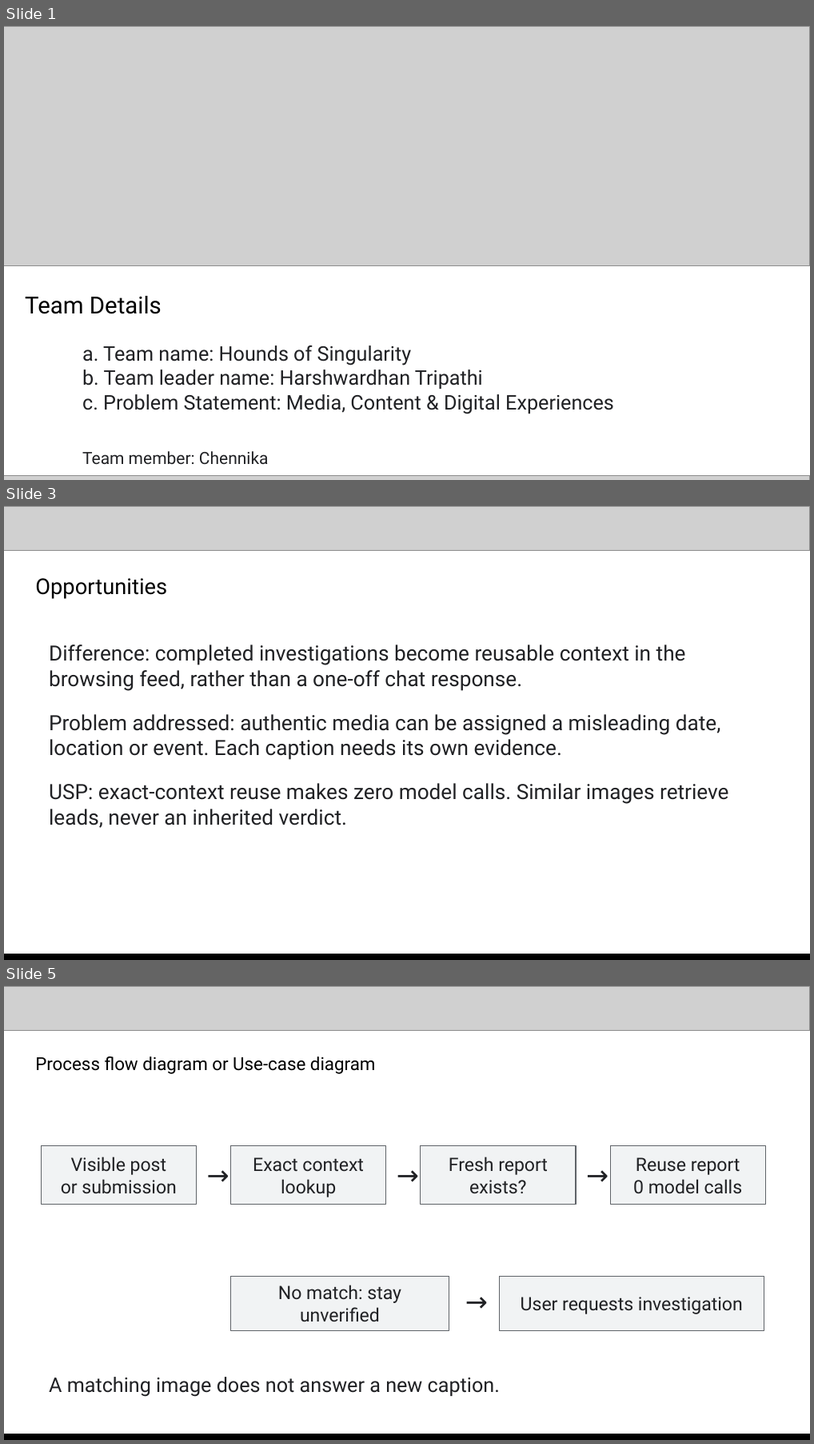
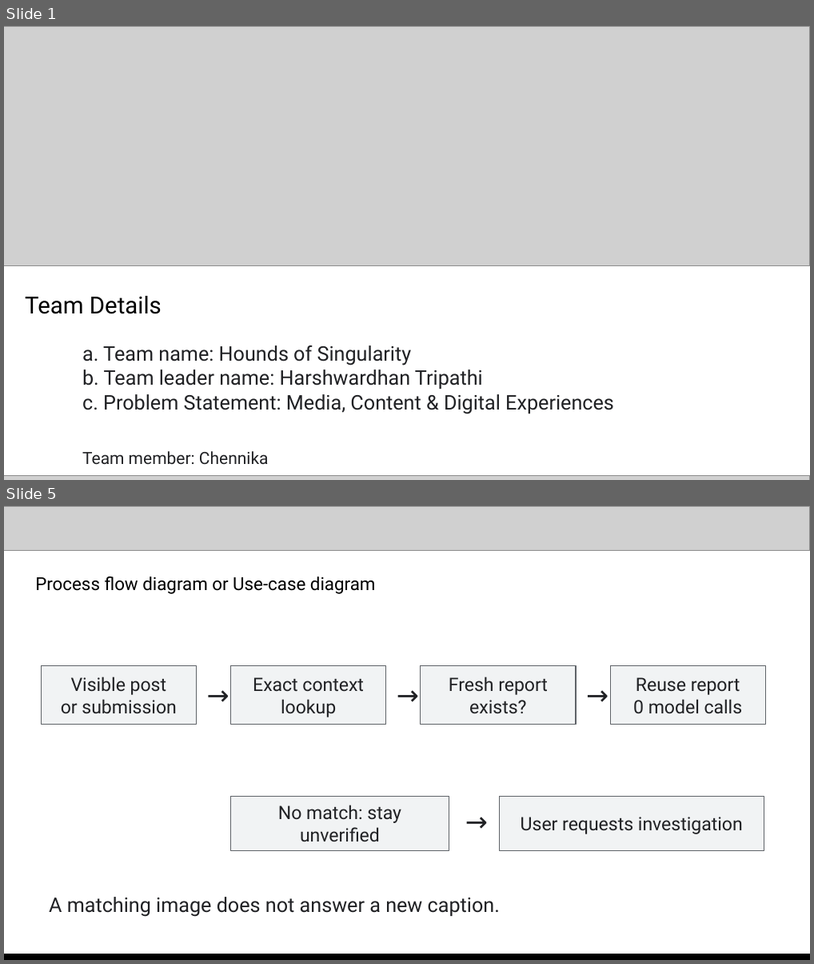
Before and after one commit to htg2704/proofmesh, a slide deck: submission/proofmesh-submission.pptx. Shown one above the other, each under a label of ours: slides 1, 3 and 5 before the commit, slides 1 and 5 after it; the slides between them are not shown. The pictures are 814x1444 and 814x964 pixels, drawn with LibreOffice and Linux fonts; fonts in the diff are those of the drawing; grey boxes stand for pictures. Boxes give left, top, right and bottom in pixels: in the first picture for what was removed or moved away, otherwise in the second. Text is boxed around its words. In the diff, an @@ line names an element or a change of style, - is before the commit and + after.

Commit message:
Clarify investigation actions and present ProofMesh as an evidence rail

```diff
--- a/submission/proofmesh-submission.pptx
+++ b/submission/proofmesh-submission.pptx
@@ slide 3 removed at [4, 506, 810, 960], background #FFFFFF @@
@@ picture removed at [4, 506, 810, 550] @@
@@ text removed at [35, 578, 167, 599] @@
-Opportunities
@@ text removed at [49, 644, 729, 828] @@
-Difference: completed investigations become reusable context in the browsing feed, rather than a one-off chat response.
-Problem addressed: authentic media can be assigned a misleading date, location or event. Each caption needs its own evidence.
-USP: exact-context reuse makes zero model calls. Similar images retrieve leads, never an inherited verdict.
@@ picture removed at [4, 955, 810, 960] @@
@@ rectangle removed at [4, 953, 810, 960] @@
```
Also in this commit, not shown: 6 slides changed, 1 slide added, 19 other files.
